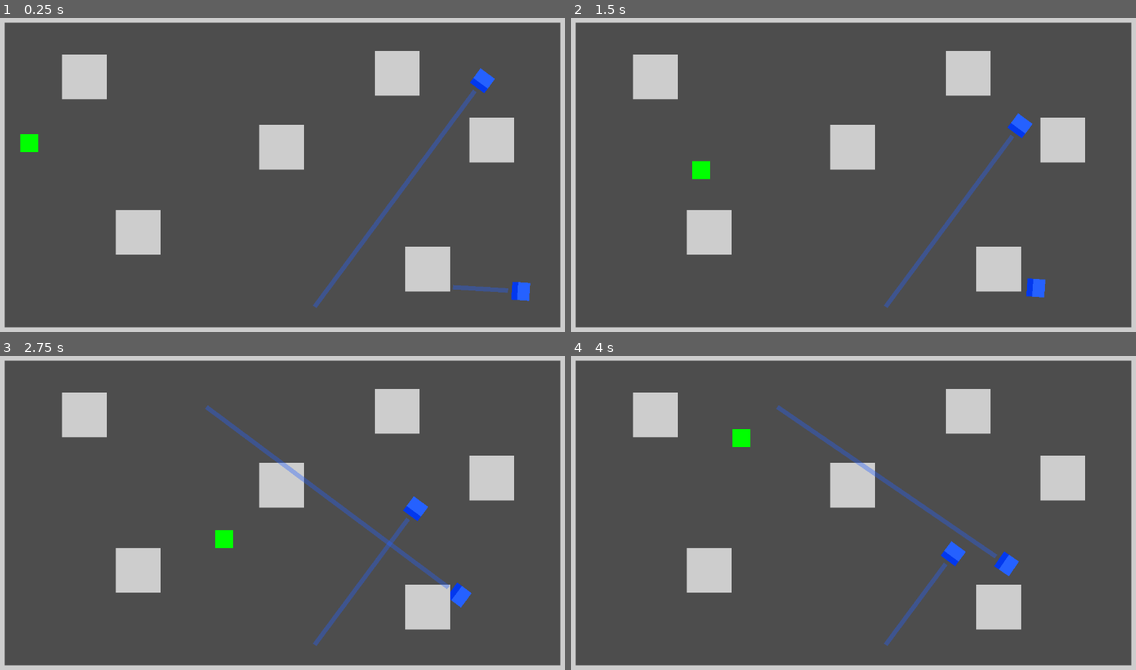
Above: before the commit, frames 1-4 (two rows, left to right).
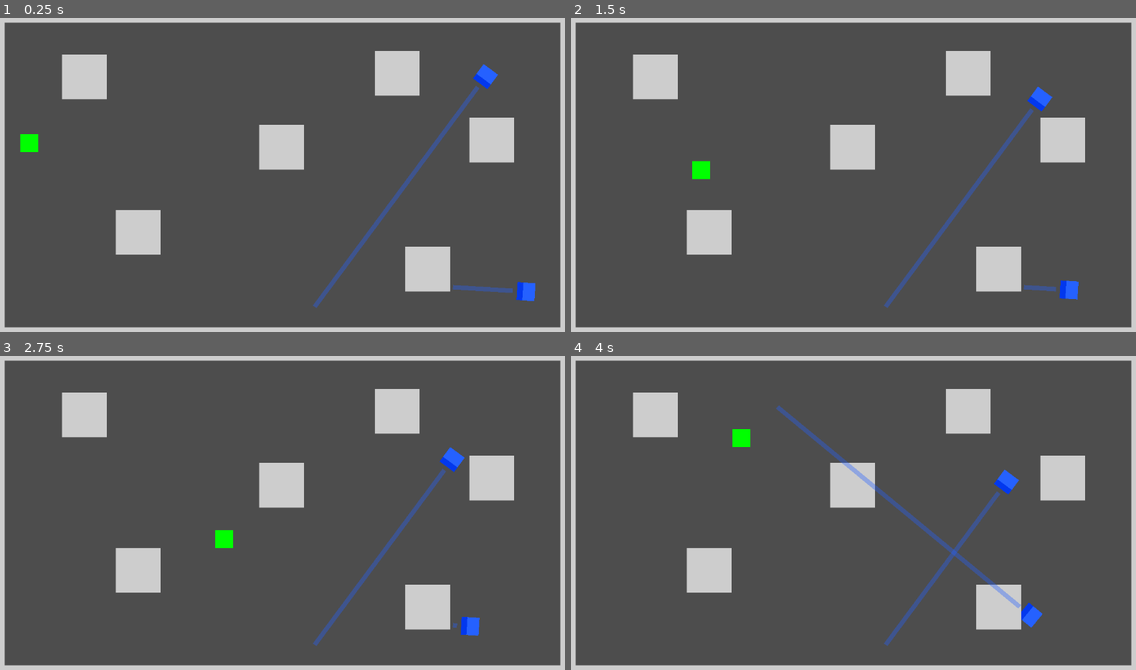
Above: after the commit, the same moments.

Repository: Toxe/godot-state-machines
Game: Godot game, scene res://scenes/main.tscn
Same seed, same stepped clock (60 frames per second), same inputs: the game is played once before the commit and once after it.
Inputs:
- Up to frame 1 (0.25 s): no input
- Up to frame 2 (1.5 s): tap Enter at 0.5 s; hold D (move_right) 0.53-1.28 s; hold S (move_down) from 1.28 s (still down)
- Up to frame 3 (2.75 s): release S (move_down) at 2.03 s; hold D (move_right) from 2.03 s (still down)
- Up to frame 4 (4 s): release D (move_right) at 2.78 s; hold W (move_up) 2.78-3.53 s; hold A (move_left) from 3.53 s (still down)

The runs differ from the first frame. In frame 1, 0.4% of the frame differs, in the area x 83-95%, y 14-91%; in frame 2, 0.8%; in frame 3, 1.6%; in frame 4, 2.2%, in the area x 36-84%, y 15-87%.

Commit message:
Reduce guard movement speed

Diff:
--- a/scenes/blue_guard/states/walk.gd
+++ b/scenes/blue_guard/states/walk.gd
@@ -1,6 +1,6 @@
 extends State
 
-const speed := 100.0
+const speed := 50.0
 
 @export var player_spotted_state: State = null
 
